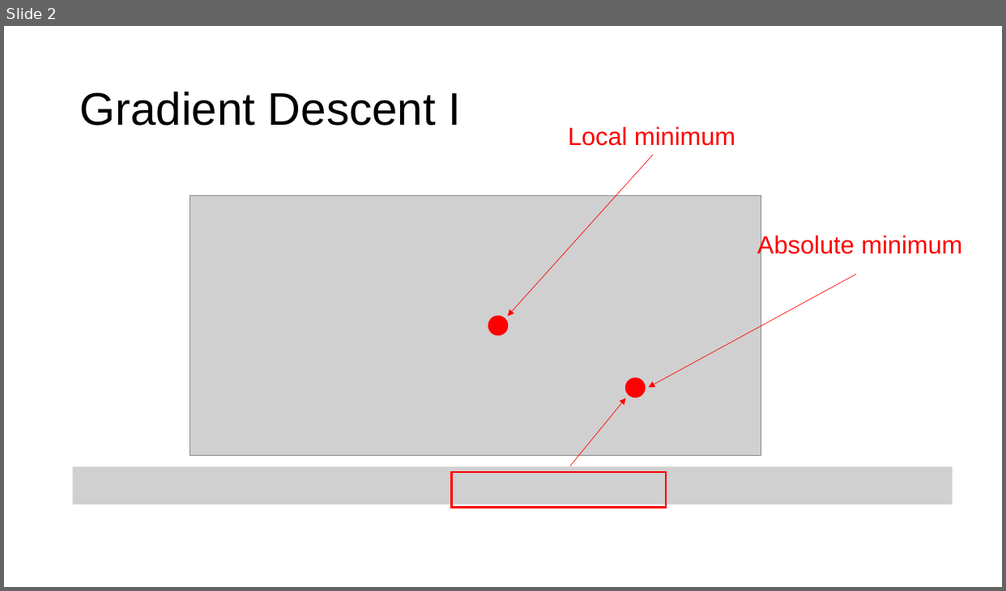
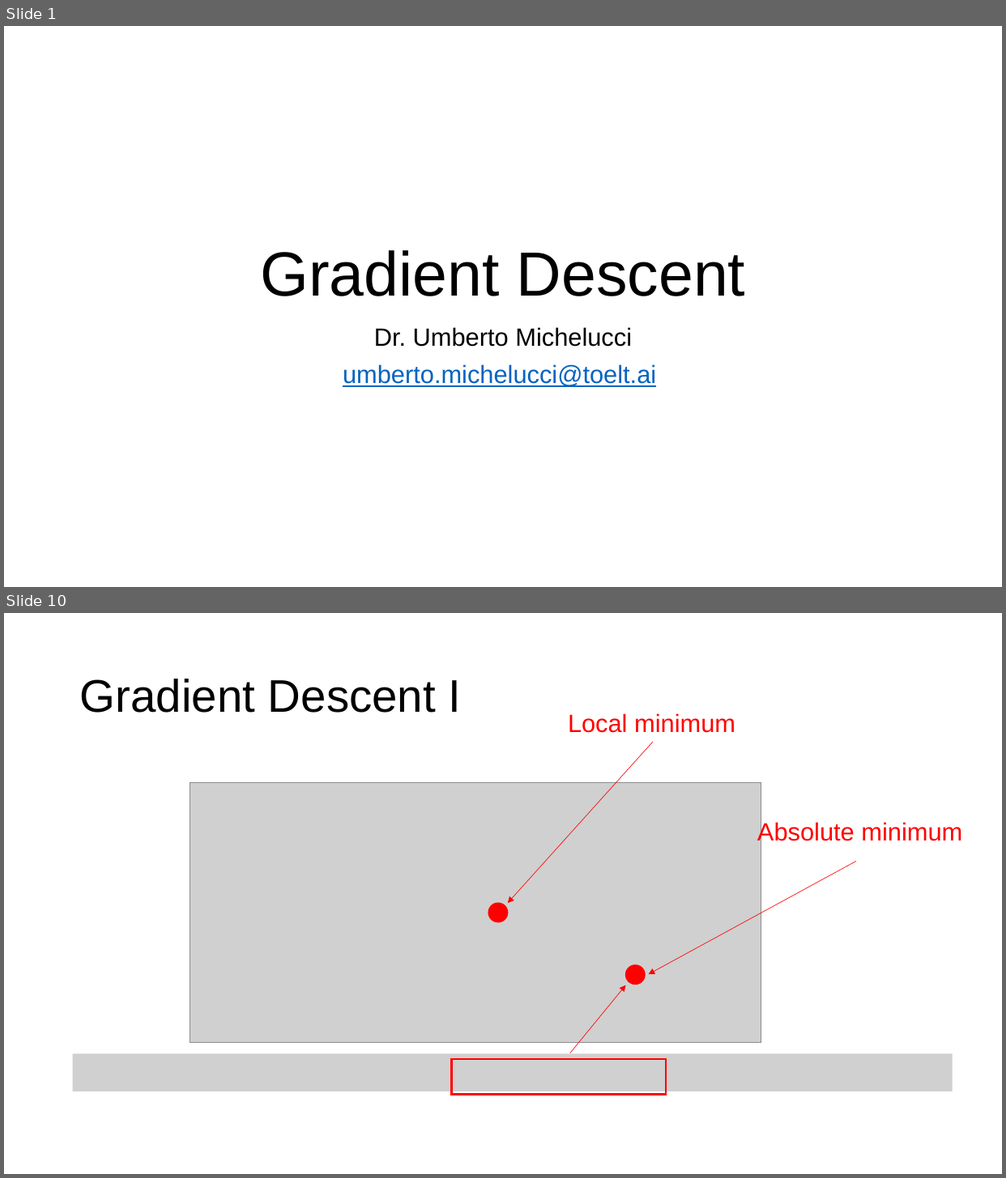
Before and after one commit to toelt-llc/MACHINE-LEARNING-SCHOOL-INAF, a slide deck: DAY1/02 - Calculus and Gradient Descent/Gradient Descent Part I.pptx. Shown one above the other, each under a label of ours: slide 2 before the commit, slides 1 and 10 after it; the slides between them are not shown. The pictures are 1006x591 and 1006x1178 pixels, drawn with LibreOffice and Linux fonts; fonts in the diff are those of the drawing; grey boxes stand for pictures. Boxes give left, top, right and bottom in pixels: in the first picture for what was removed or moved away, otherwise in the second. Text is boxed around its words. In the diff, an @@ line names an element or a change of style, - is before the commit and + after.

```diff
--- a/DAY1/02 - Calculus and Gradient Descent/Gradient Descent Part I.pptx
+++ b/DAY1/02 - Calculus and Gradient Descent/Gradient Descent Part I.pptx
@@ slide 1 added at <box>4,26,1002,587</box>, background #FFFFFF @@
@@ title added at <box>260,250,745,297</box>, 60 pt, text #000000 @@
+Gradient Descent
@@ subtitle added at <box>343,327,656,387</box>, 24 pt, text #0563C1, underline @@
+Dr. Umberto Michelucci
+umberto.michelucci@toelt.ai
@@ what was slide 2 is now slide 10 @@
```
Also in this commit, not shown: 9 other slides added, 1 slide removed, 3 other files.
